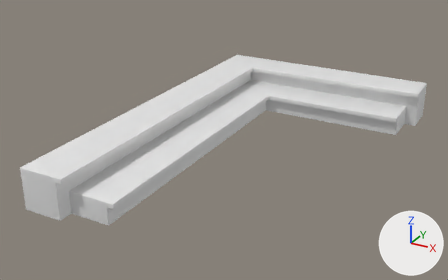
Before and after pictures for a commit that changed the FBX model Projektarbeit/Assets/FBX/Living Room Assets/Treppen.fbx.
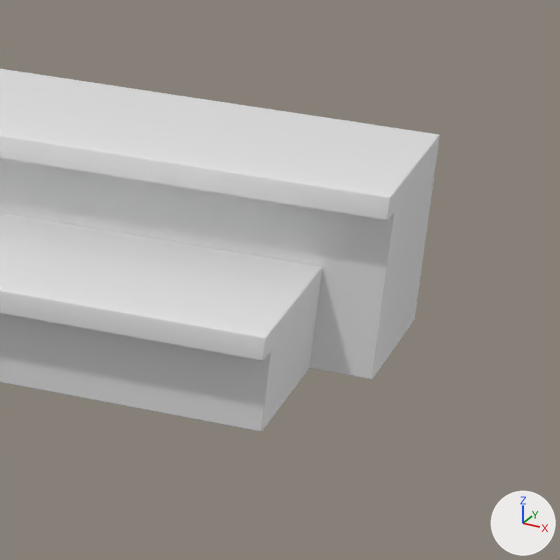
Each version is shown whole from a camera (50 mm lens) standing at (9.47, -1.04, 1.79) and looking at (7.22, 3.05, -0.26), then close up on the part from 78% to 100% of the width and 21% to 56% of the height. The axes (+X, +Y, +Z) are drawn at lower right. The lights are the same throughout. Where no turn or scale is listed for an object, it has been applied to the vertices.

In view in the first close-up: 'Treppen_2'.
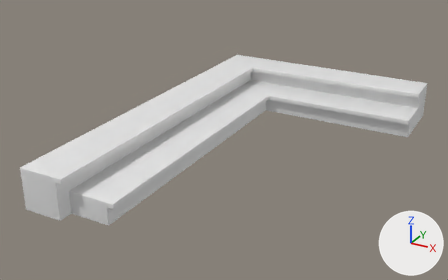
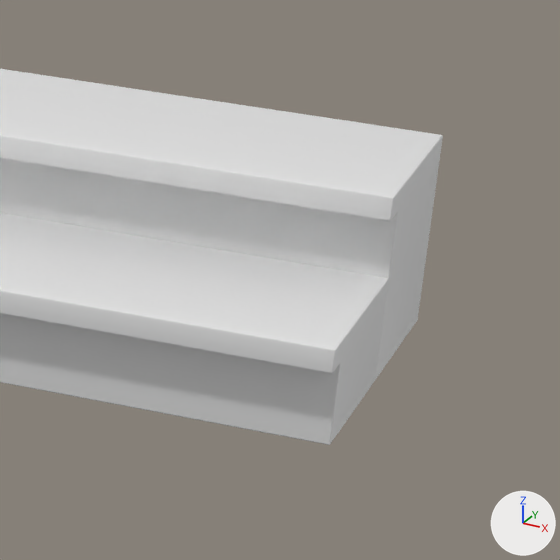
Pixel boxes [x1, y1, x2, y2] of what changed, in the close-ups (560 x 560 px; the box of a moved part takes in the faces that stretch with it):
'Treppen_2', reshaped: before [0, 69, 440, 432]; after [0, 69, 443, 445]
part 1 of me_mesh, moved or reshaped: before [0, 213, 322, 432]; after [0, 213, 389, 445]

What changed in the scene script:
```text
Change me_mesh:
    where me_mesh.from_pydata(...)  # 852 vertices, 848 faces; spans x -1.2..0.82, y -3.01..0.15, z -0.05..0.28
    used by ob_treppen_2; location = (7.64, 4.611, -0.349)
    me_mesh part 1: all 124 vertices in x 0.71..0.72, y -0.5..-0.15, z -0.05..0.13 are moved by (0.11, 0.0, 0.0)
```
